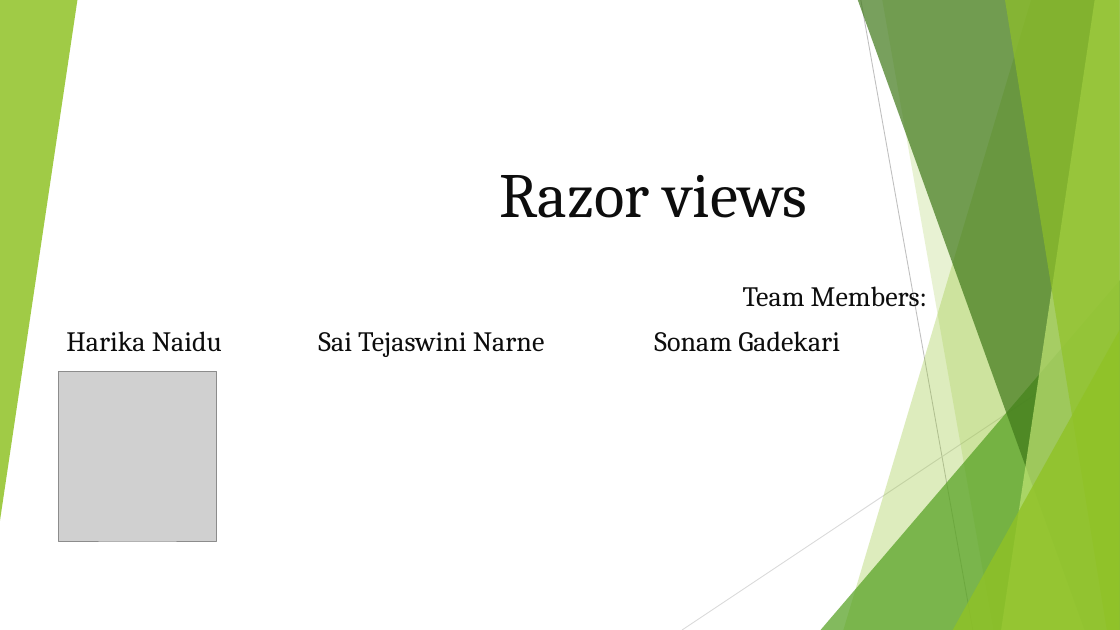
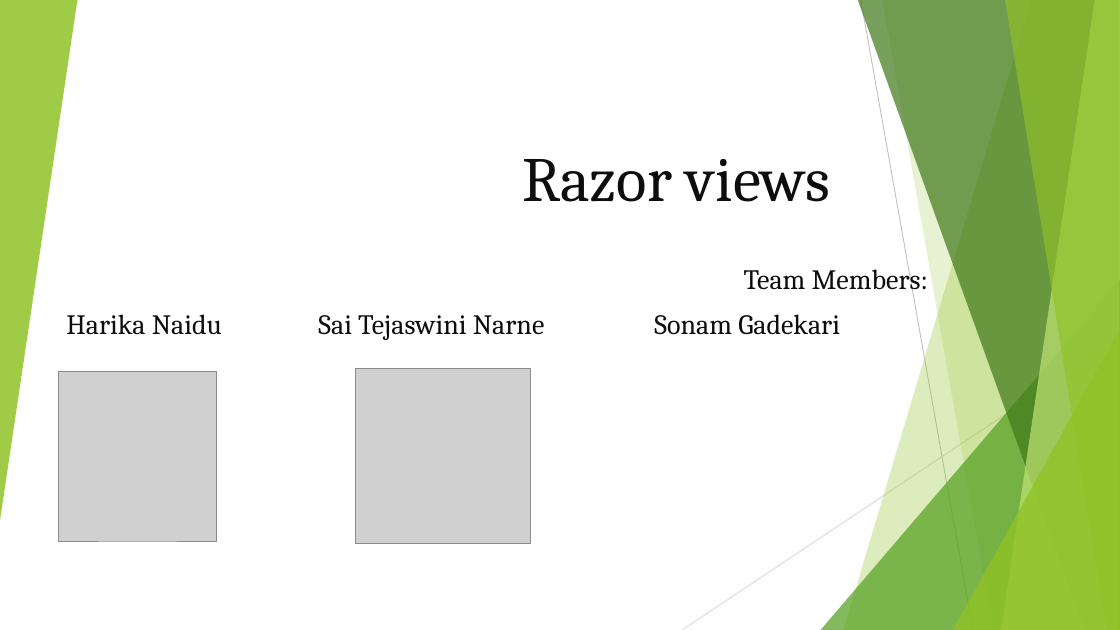
Before and after one commit to Harika1995/Razor-Views, a slide deck: slide 1 of Razor views.pptx. Drawn at 1120x630 pixels with LibreOffice and Linux fonts; fonts in the diff are those of the drawing; grey boxes stand for pictures. Boxes give left, top, right and bottom in pixels: in the first picture for what was removed or moved away, otherwise in the second. Text is boxed around its words. In the diff, an @@ line names an element or a change of style, - is before the commit and + after.

Commit message:
commit changes for ppt for my slides relating the razor syntax

```diff
--- a/Razor views.pptx
+++ b/Razor views.pptx
@@ title "Razor views": place and size @@
-title "Razor views" at <box>499,175,807,218</box>
+title "Razor views" at <box>522,159,830,202</box>
@@ subtitle "Team Members:": place and size @@
-subtitle "Team Members:" at <box>66,280,927,357</box>
+subtitle "Team Members:" at <box>66,263,928,340</box>
@@ picture added at <box>355,369,530,544</box> @@
```
Also in this commit, not shown: 5 other slides changed, 8 slides added, 2 slides removed.
